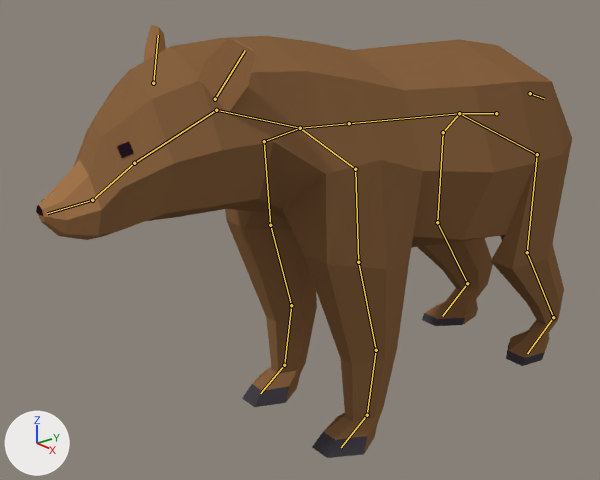
Two versions of the Blender file Assets/Art/3D/Bear/Bear_Blender.blend, one commit apart.
The view is the same before and after, from a 50 mm camera at (4.15, -4.72, 3.4) aimed at (-0.17, -1.18, 1.33). Lighting does not change. The marker at lower left points along +X, +Y and +Z. The first picture is the older version. The bones that change, and the others that lie on the model, are drawn over the model as lines.

Objects in the first picture: 'Mesh_Bear'.
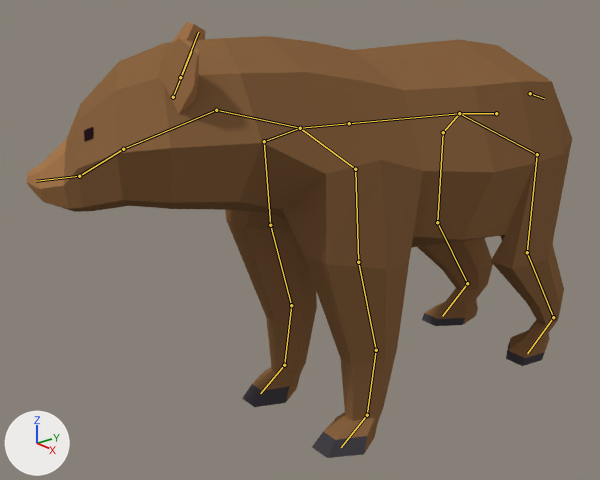
The newer file adds an action. The first version stands in its rest pose; the second is drawn at frame 40 of the action 'Bear_Hurt'.

What changed in the scene script:
```text
Change bone_head_001:
    where bone_head_001 = bpy.data.objects['Armature'].pose.bones['Head.001']  # child of 'Torso.003'
    bone_head_001.rotation_quaternion: (1.0, 0.0, 0.0, 0.0) -> (0.953, 0.0, 0.113, 0.28)  # degrees (0, 0, 0) -> degrees (4, 12, 33)
```

Location of each change, [x1, y1, x2, y2] in pixels of the pictures (600 x 480 px):
'Mesh_Bear', posed: before [36, 25, 572, 458]; after [27, 22, 572, 458]
bone 'Head.001', root to tip: before (216, 110) to (134, 163); after (216, 110) to (123, 149)
